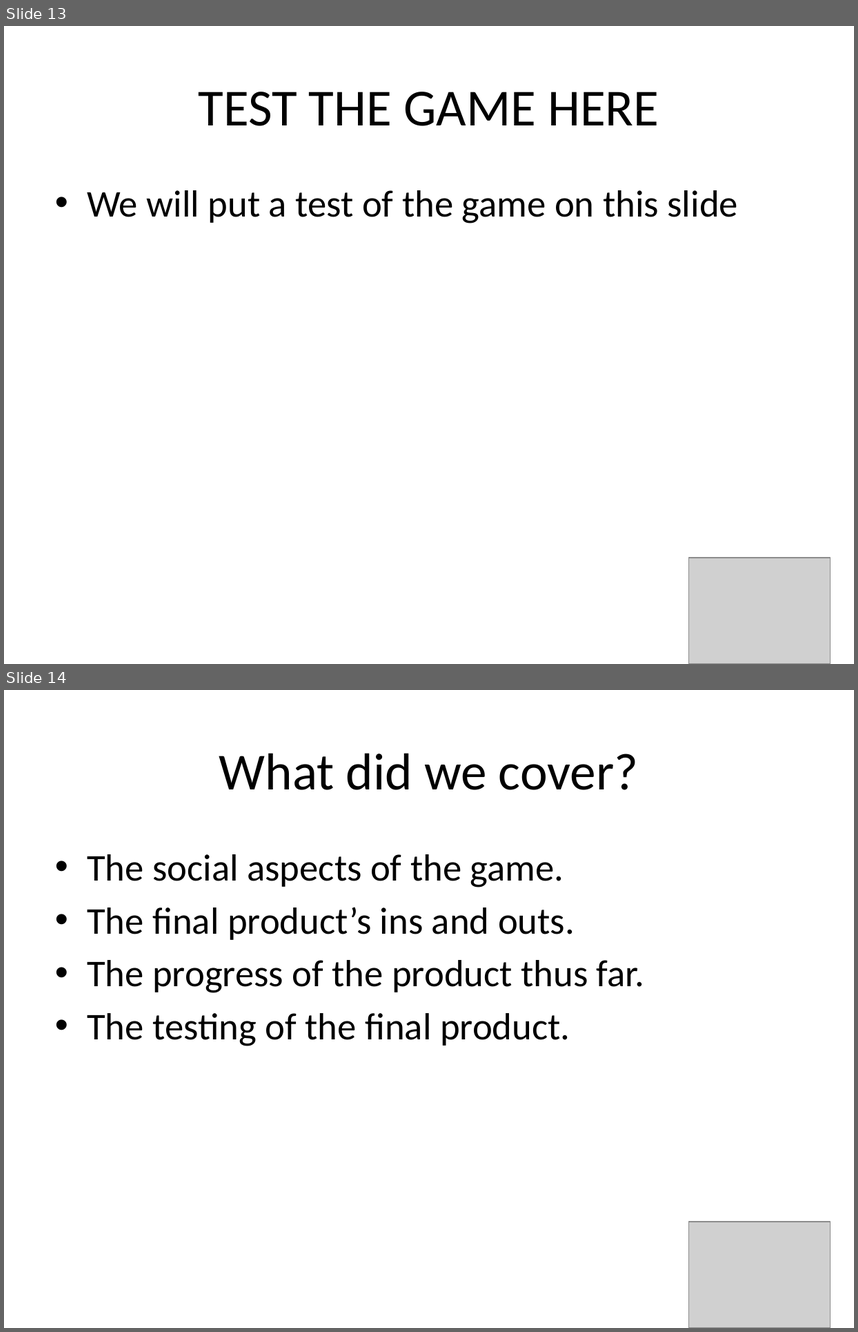
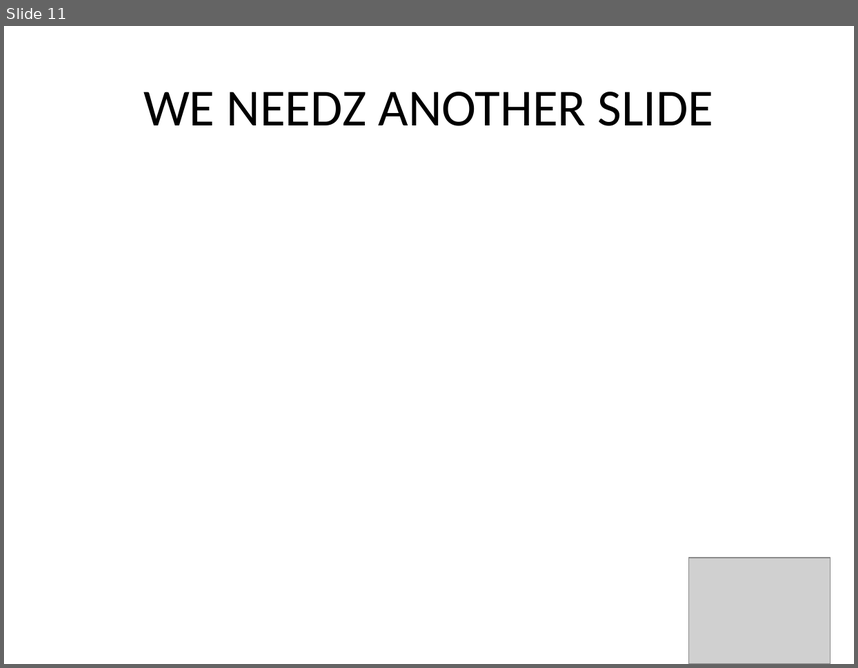
Before and after one commit to amlees/The-Great-Audio-Race, a slide deck: presenationTWO.pptx. Shown one above the other, each under a label of ours: slides 13 and 14 before the commit, slide 11 after it. The pictures are 858x1332 and 858x668 pixels, drawn with LibreOffice and Linux fonts; fonts in the diff are those of the drawing; grey boxes stand for pictures. Boxes give left, top, right and bottom in pixels: in the first picture for what was removed or moved away, otherwise in the second. Text is boxed around its words. In the diff, an @@ line names an element or a change of style, - is before the commit and + after.

```diff
--- a/presenationTWO.pptx
+++ b/presenationTWO.pptx
@@ slide 14 removed at [4,690,854,1328], background #FFFFFF @@
@@ title removed at [219,753,638,790] @@
-What did we cover?
@@ text removed at [87,854,644,1046] @@
-• The social aspects of the game.
-• The final product’s ins and outs.
-• The progress of the product thus far.
-• The testing of the final product.
@@ picture removed at [689,1221,831,1328] @@
@@ what was slide 13 is now slide 11 @@
@@ slide 11 changed as well @@
@@ title at [143,92,714,126]: text changed @@
-TEST THE GAME HERE
+WE NEEDZ ANOTHER SLIDE
@@ text removed at [87,190,738,223] @@
-• We will put a test of the game on this slide
```
Also in this commit, not shown: 7 other slides changed, 5 slides added, 6 other slides removed, 1 other file.
